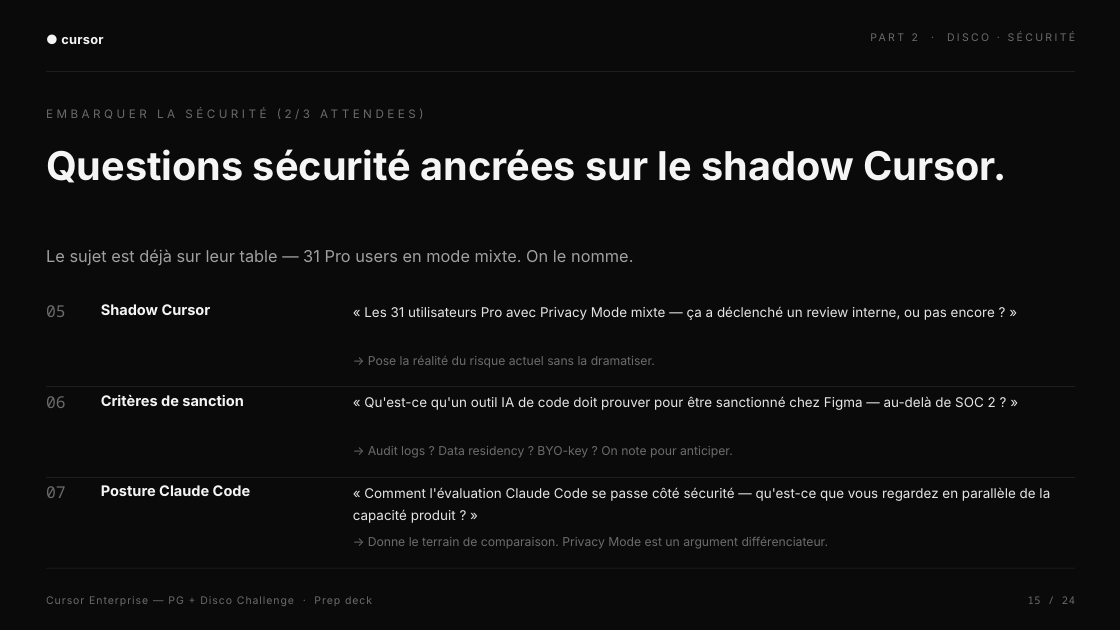
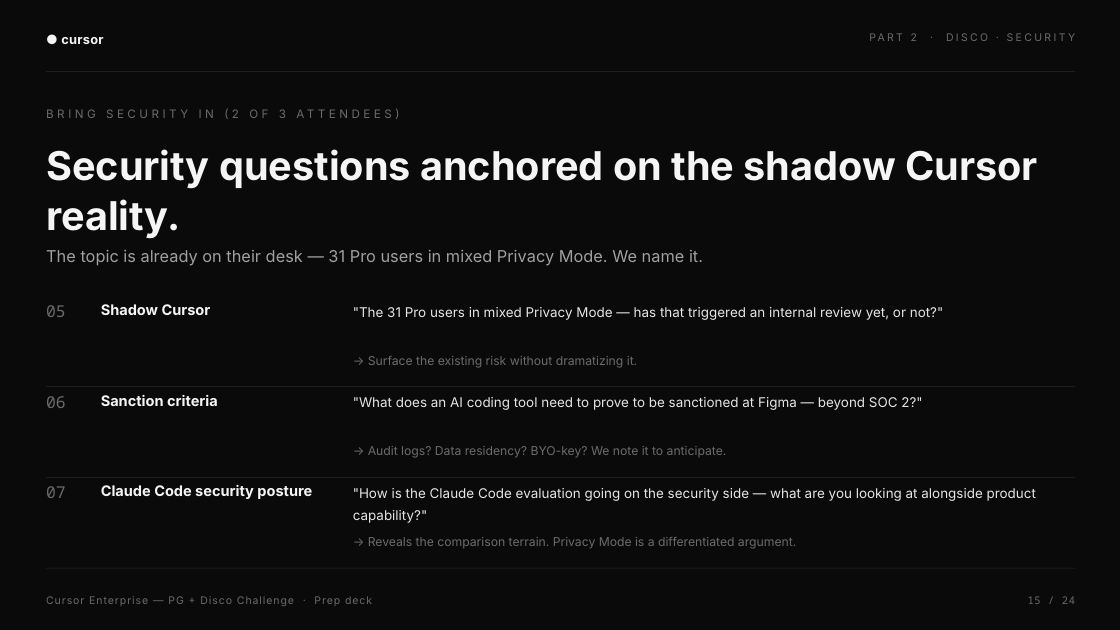
Before and after one commit to heliemonnoyeur-source/media-ae-cockpit, a slide deck: slide 15 of decks/Cursor_Enterprise_Disco_Challenge.pptx. Drawn at 1120x630 pixels with LibreOffice and Linux fonts; fonts in the diff are those of the drawing. Boxes give left, top, right and bottom in pixels: in the first picture for what was removed or moved away, otherwise in the second. Text is boxed around its words. In the diff, an @@ line names an element or a change of style, - is before the commit and + after.

```diff
--- a/decks/Cursor_Enterprise_Disco_Challenge.pptx
+++ b/decks/Cursor_Enterprise_Disco_Challenge.pptx
@@ text at [911, 33, 1076, 41]: text changed @@
-PART 2 · DISCO · SÉCURITÉ
+PART 2 · DISCO · SECURITY
@@ text at [232, 109, 286, 118]: text changed @@
-EMBARQUER LA SÉCURITÉ (2/3 ATTENDEES)
+BRING SECURITY IN (2 OF 3 ATTENDEES)
@@ text at [46, 149, 1038, 239]: text changed @@
-Questions sécurité ancrées sur le shadow Cursor.
+Security questions anchored on the shadow Cursor reality.
@@ text at [46, 250, 703, 266]: text changed @@
-Le sujet est déjà sur leur table — 31 Pro users en mode mixte. On le nomme.
+The topic is already on their desk — 31 Pro users in mixed Privacy Mode. We name it.
@@ text at [353, 307, 943, 320]: text changed @@
-« Les 31 utilisateurs Pro avec Privacy Mode mixte — ça a déclenché un review interne, ou pas encore ? »
+"The 31 Pro users in mixed Privacy Mode — has that triggered an internal review yet, or not?"
@@ text at [368, 356, 637, 368]: text changed @@
-→ Pose la réalité du risque actuel sans la dramatiser.
+→ Surface the existing risk without dramatizing it.
@@ text at [101, 395, 218, 406]: text changed @@
-Critères de sanction
+Sanction criteria
@@ text at [353, 397, 922, 410]: text changed @@
-« Qu'est-ce qu'un outil IA de code doit prouver pour être sanctionné chez Figma — au-delà de SOC 2 ? »
+"What does an AI coding tool need to prove to be sanctioned at Figma — beyond SOC 2?"
@@ text at [368, 446, 727, 458]: text changed @@
-→ Audit logs ? Data residency ? BYO-key ? On note pour anticiper.
+→ Audit logs? Data residency? BYO-key? We note it to anticipate.
@@ text at [101, 485, 312, 499]: text changed @@
-Posture Claude Code
+Claude Code security posture
@@ text at [353, 488, 1036, 523]: text changed @@
-« Comment l'évaluation Claude Code se passe côté sécurité — qu'est-ce que vous regardez en parallèle de la capacité produit ? »
+"How is the Claude Code evaluation going on the security side — what are you looking at alongside product capability?"
@@ text at [368, 537, 796, 549]: text changed @@
-→ Donne le terrain de comparaison. Privacy Mode est un argument différenciateur.
+→ Reveals the comparison terrain. Privacy Mode is a differentiated argument.
```
Also in this commit, not shown: 22 other slides changed, 1 slide added, 1 slide removed, 27 other files.
